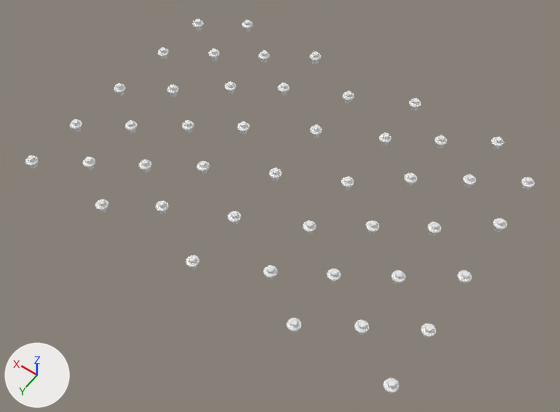
Two versions of the Blender file StageData/Bumpers.blend, one commit apart.
Both versions are drawn from a 50 mm camera at (-18.4, 62.1, 37.1) aimed at (-0.9, 37.6, -1.3). Arrows for +X, +Y and +Z are at lower left; the lights stay in place.

Script lines for the objects in view, before the commit:
```python
ob_円柱_001 = bpy.data.objects.new('円柱.001', me_円柱_001)
ob_円柱_001.location = (0.0, 32.35, 0.4)
ob_円柱_001.scale = (0.212, 0.212, 0.4)
ob_円柱_004 = bpy.data.objects.new('円柱.004', me_円柱_004)
ob_円柱_004.location = (0.0, 36.84, 0.4)
ob_円柱_004.scale = (0.212, 0.212, 0.4)
ob_円柱_005 = bpy.data.objects.new('円柱.005', me_円柱_005)
ob_円柱_005.location = (0.0, 40.99, 0.4)
ob_円柱_005.scale = (0.212, 0.212, 0.4)
ob_円柱_006 = bpy.data.objects.new('円柱.006', me_円柱_006)
ob_円柱_006.location = (7.0, 36.84, 0.4)
ob_円柱_006.scale = (0.212, 0.212, 0.4)
ob_円柱_009 = bpy.data.objects.new('円柱.009', me_円柱_009)
ob_円柱_009.location = (7.0, 32.35, 0.4)
ob_円柱_009.scale = (0.212, 0.212, 0.4)
ob_円柱_010 = bpy.data.objects.new('円柱.010', me_円柱_010)
ob_円柱_010.location = (7.0, 40.99, 0.4)
ob_円柱_010.scale = (0.212, 0.212, 0.4)
ob_円柱_013 = bpy.data.objects.new('円柱.013', me_円柱_013)
ob_円柱_013.location = (-7.0, 36.84, 0.4)
ob_円柱_013.scale = (0.212, 0.212, 0.4)
ob_円柱_014 = bpy.data.objects.new('円柱.014', me_円柱_014)
ob_円柱_014.location = (-7.0, 40.99, 0.4)
ob_円柱_014.scale = (0.212, 0.212, 0.4)
```
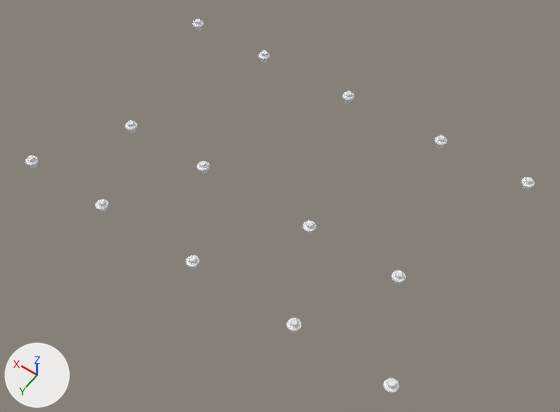
The edits, one by one:
Object '円柱.001' (ob_円柱_001) is deleted.
Object '円柱.004' (ob_円柱_004) is deleted.
Object '円柱.005' (ob_円柱_005) is deleted.
Object '円柱.009' (ob_円柱_009) is deleted.
Object '円柱.006' (ob_円柱_006) is deleted.
Object '円柱.010' (ob_円柱_010) is deleted.
Object '円柱.014' (ob_円柱_014) is deleted.
Object '円柱.013' (ob_円柱_013) is deleted.
Object '円柱.015' (ob_円柱_015) is deleted.
Object '円柱.019' (ob_円柱_019) is deleted.
Object '円柱.018' (ob_円柱_018) is deleted.
Object '円柱.017' (ob_円柱_017) is deleted.
Object '円柱.016' (ob_円柱_016) is deleted.
Object '円柱.023' (ob_円柱_023) is deleted.
Object '円柱.022' (ob_円柱_022) is deleted.
Object '円柱.021' (ob_円柱_021) is deleted.
Object '円柱.025' (ob_円柱_025) is deleted.
Object '円柱.029' (ob_円柱_029) is deleted.
Object '円柱.028' (ob_円柱_028) is deleted.
Object '円柱.027' (ob_円柱_027) is deleted.
Object '円柱.026' (ob_円柱_026) is deleted.
Object '円柱.033' (ob_円柱_033) is deleted.
Object '円柱.032' (ob_円柱_032) is deleted.
Object '円柱.031' (ob_円柱_031) is deleted.
Object '円柱.035' (ob_円柱_035) is deleted.
Object '円柱.039' (ob_円柱_039) is deleted.
Object '円柱.036' (ob_円柱_036) is deleted.
Object '円柱.040' (ob_円柱_040) is deleted.
Object '円柱.044' (ob_円柱_044) is deleted.
Object '円柱.043' (ob_円柱_043) is deleted.
Object '円柱.045' (ob_円柱_045) is deleted.

Location of each change, [x1, y1, x2, y2] in pixels of the pictures (560 x 412 px):
'円柱.044', deleted: before [421, 323, 436, 338]
'円柱.032', deleted: before [354, 320, 369, 334]
'円柱.043', deleted: before [457, 270, 472, 284]
'円柱.017', deleted: before [263, 265, 278, 279]
'円柱.014', deleted: before [327, 269, 341, 283]
'円柱.045', deleted: before [493, 218, 507, 232]
'円柱.033', deleted: before [428, 222, 441, 236]
'円柱.005', deleted: before [228, 211, 241, 225]
'円柱.013', deleted: before [366, 220, 379, 234]
'円柱.022', deleted: before [155, 201, 169, 214]
'円柱.015', deleted: before [404, 173, 417, 186]
'円柱.035', deleted: before [463, 174, 476, 188]
'円柱.004', deleted: before [269, 168, 282, 181]
'円柱.016', deleted: before [341, 176, 354, 190]
'円柱.027', deleted: before [83, 157, 96, 170]
'円柱.010', deleted: before [139, 159, 152, 172]
'円柱.031', deleted: before [491, 137, 504, 150]
'円柱.019', deleted: before [379, 133, 392, 146]
'円柱.006', deleted: before [182, 120, 194, 133]
'円柱.040', deleted: before [70, 119, 82, 132]
'円柱.001', deleted: before [310, 125, 322, 138]
'円柱.023', deleted: before [237, 121, 250, 134]
'円柱.018', deleted: before [409, 98, 421, 111]
'円柱.036', deleted: before [114, 83, 126, 96]
'円柱.026', deleted: before [167, 84, 179, 97]
'円柱.009', deleted: before [225, 81, 236, 94]
'円柱.025', deleted: before [278, 83, 289, 95]
'円柱.039', deleted: before [158, 47, 169, 60]
'円柱.021', deleted: before [310, 51, 321, 64]
'円柱.029', deleted: before [209, 48, 220, 61]
'円柱.028', deleted: before [242, 20, 253, 32]
